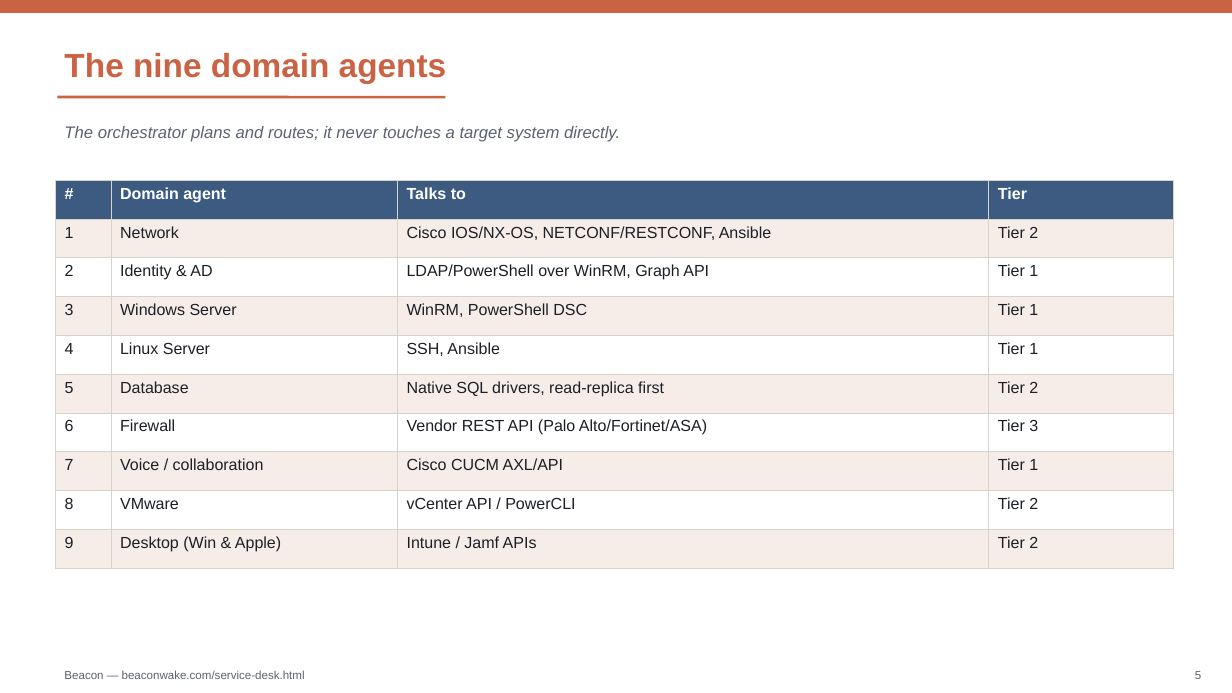
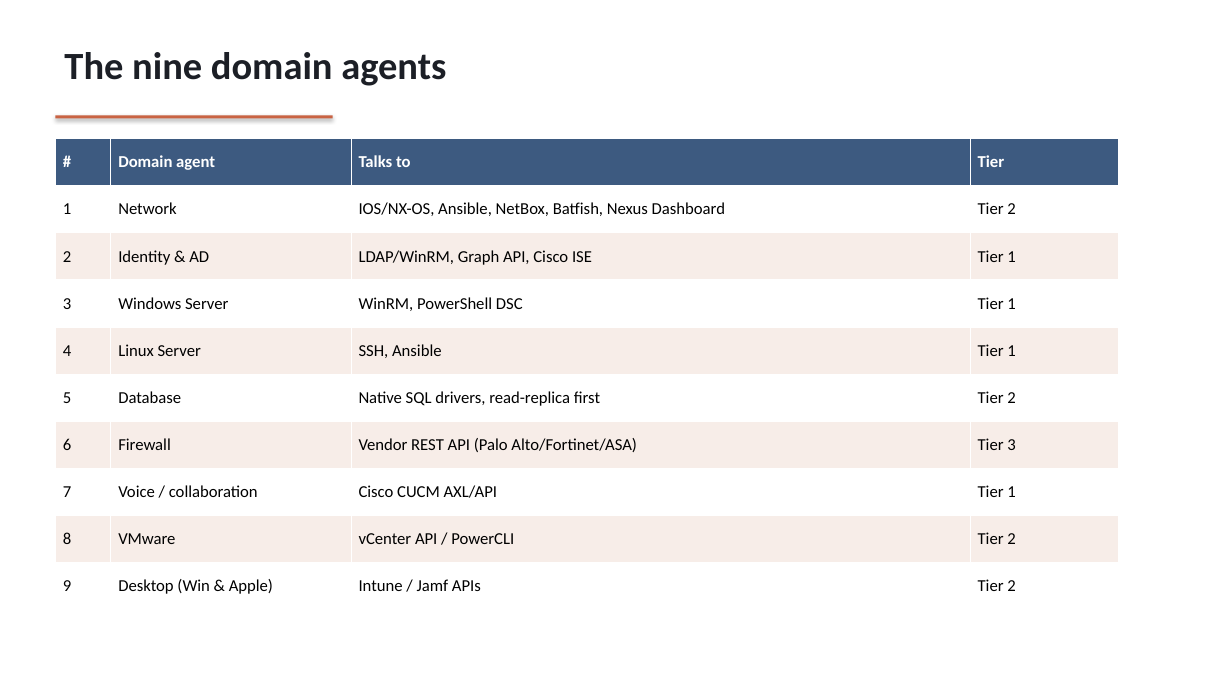
Before and after one commit to hurricane1976/Hurricane, a slide deck: slide 4 of website/service-desk-architecture.pptx (slide 5 before the commit). Drawn at 1232x693 pixels with LibreOffice and Linux fonts; fonts in the diff are those of the drawing. Boxes give left, top, right and bottom in pixels: in the first picture for what was removed or moved away, otherwise in the second. Text is boxed around its words. In the diff, an @@ line names an element or a change of style, - is before the commit and + after.

Commit message:
Expand service-desk blueprint with NetBox/Zabbix/Grafana/Batfish/Ansible/ISE/Nexus Dashboard
Adds a "Supporting systems" section and diagram band tying the named
tooling into specific domain agents and Platform Ops, extends the
deployment guide 15->17 steps, and regenerates the PDF/PPTX to match.

```diff
--- a/website/service-desk-architecture.pptx
+++ b/website/service-desk-architecture.pptx
@@ rectangle removed at box(0, 0, 1232, 13) @@
@@ text "The nine domain agents" at box(64, 52, 446, 86): size 26 to 30 pt, font Arial to Calibri, text colour #C96343 to #1C1F26; vertical alignment middle to top @@
@@ rectangle added at box(55, 116, 333, 118), fill #C96343 @@
@@ line removed from (57, 97) to (445, 97) @@
@@ table at box(55, 139, 1118, 610) @@
-row 2, column 3: Cisco IOS/NX-OS, NETCONF/RESTCONF, Ansible
+row 2, column 3: IOS/NX-OS, Ansible, NetBox, Batfish, Nexus Dashboard
-row 3, column 3: LDAP/PowerShell over WinRM, Graph API
+row 3, column 3: LDAP/WinRM, Graph API, Cisco ISE
@@ fill #F7EDE8 to #FFFFFF in 20 cells @@
@@ fill #FFFFFF to #F7EDE8 in 16 cells @@
@@ size 12.5 to 13 pt, font Arial to Calibri in "#", "Domain agent", "Talks to", "Tier" and 34 more places @@
@@ text colour #1C1F26 to #000000 in "1", "Network", "Tier 2", "2" and 30 more places @@
@@ borders changed @@
@@ table: place and size @@
-table at box(55, 180, 1174, 556)
+table at box(55, 139, 1118, 610)
@@ text removed at box(64, 126, 620, 142) @@
-The orchestrator plans and routes; it never touches a target system directly.
@@ text removed at box(64, 670, 305, 679) @@
-Beacon — beaconwake.com/service-desk.html
@@ text removed at box(1195, 671, 1201, 679) @@
-5
```
Also in this commit, not shown: 7 other slides changed, 7 slides added, 6 slides removed, 6 other files.
